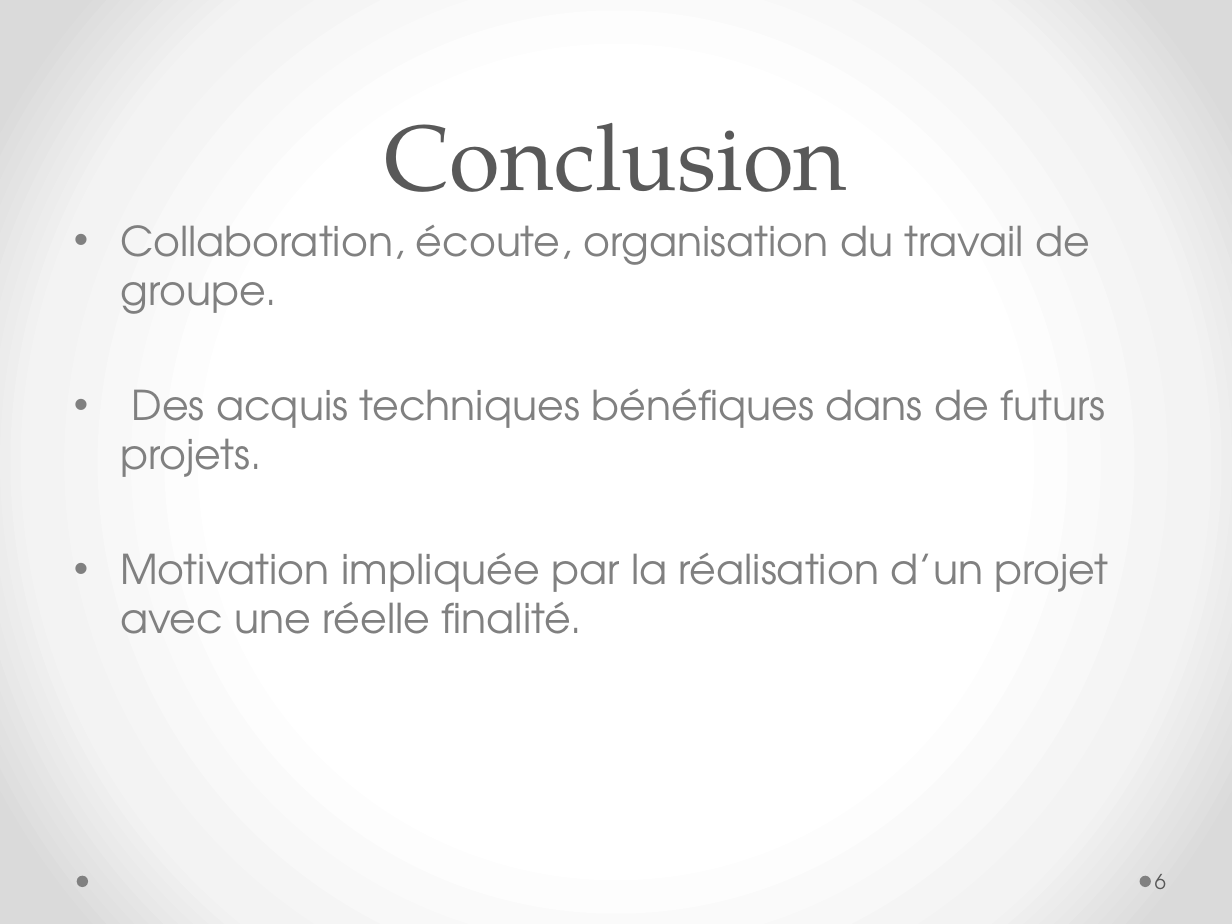
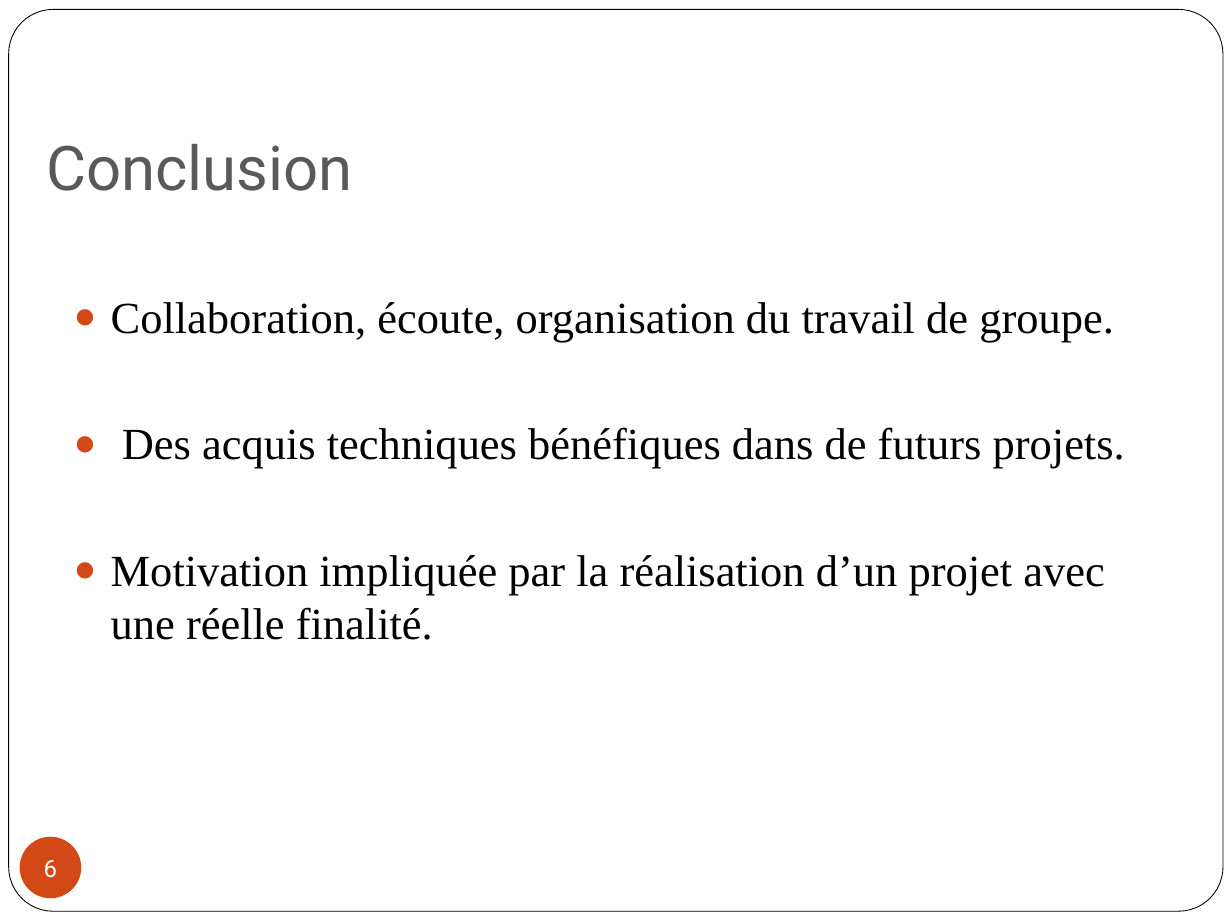
Before and after one commit to edmondsnadane/Projet-R-D, a slide deck: slide 6 of Docs/Soutenance Projet.pptx. Drawn at 1232x924 pixels with LibreOffice and Linux fonts; fonts in the diff are those of the drawing. Boxes give left, top, right and bottom in pixels: in the first picture for what was removed or moved away, otherwise in the second. Text is boxed around its words. In the diff, an @@ line names an element or a change of style, - is before the commit and + after.

```diff
--- a/Docs/Soutenance Projet.pptx
+++ b/Docs/Soutenance Projet.pptx
@@ background gradient #FFFFFF to #F4F4F4 to #DADADA to #FFFFFF @@
@@ rounded rectangle added at [9,10,1223,912], fill #FFFFFF, outline #000000 0.5 pt @@
@@ title "Conclusion": place and size @@
-title "Conclusion" at [384,123,847,192]
+title "Conclusion" at [46,144,352,191]
@@ title "Conclusion" at [46,144,352,191]: size 54 to 36 pt, font TeX Gyre Pagella to Roboto; alignment centre to left; line spacing 58pt to 1 @@
@@ text "Collaboration, écoute, organisation du travail ...": place and size @@
-text "Collaboration, écoute, organisation du travail ..." at [120,225,1108,634]
+text "Collaboration, écoute, organisation du travail ..." at [111,302,1125,640]
@@ text "Collaboration, écoute, organisation du travail ..." at [111,302,1125,640]: size 24 to 26 pt, font TeX Gyre Adventor to Times New Roman, text colour #808080 to #000000; bullet • to ● @@
@@ page number: place and size @@
-page number at [1155,874,1166,889]
+page number at [20,837,81,898]
@@ page number at [20,837,81,898]: size 12 to 14 pt, font TeX Gyre Adventor to Roboto, text colour #595959 to #FFFFFF; alignment left to centre; fill none to #D34817 @@
@@ ellipse removed at [76,876,87,887] @@
@@ ellipse removed at [1140,876,1151,887] @@
```
Also in this commit, not shown: 6 other slides changed.
